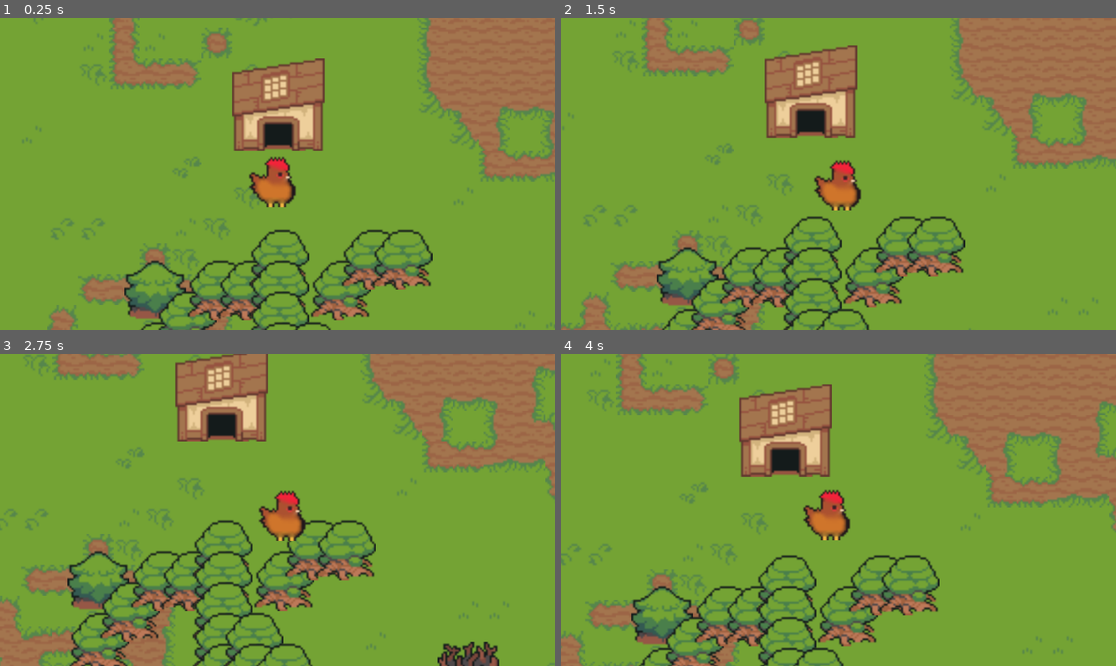
Above: before the commit, frames 1-4 (two rows, left to right).
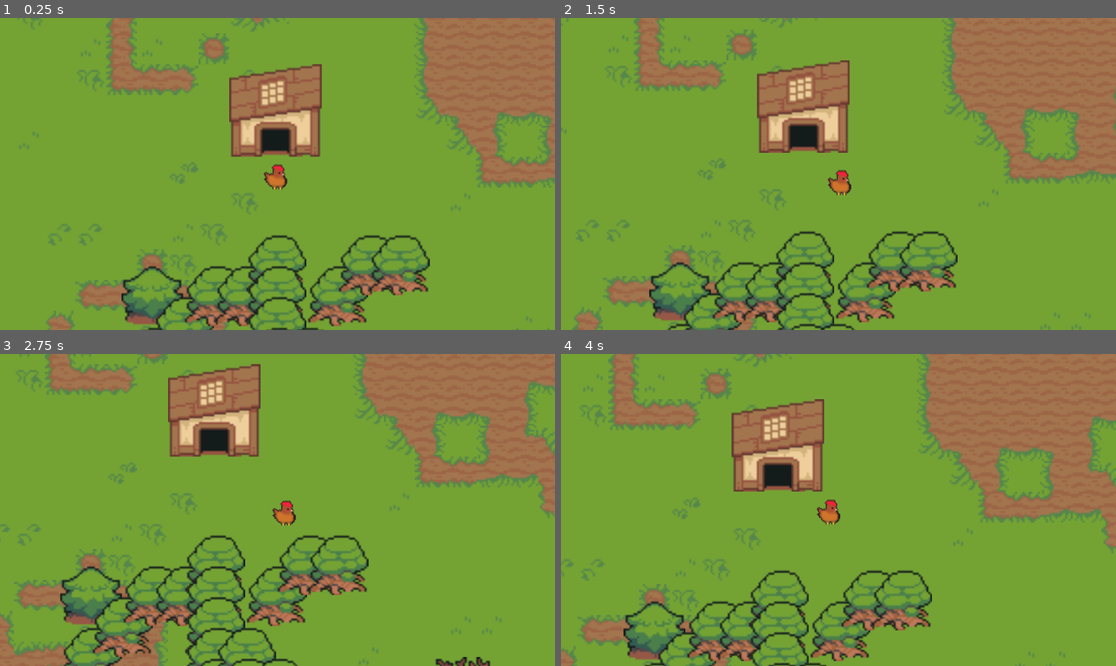
Above: after the commit, the same moments.

Repository: jackfruitgames/chickeeen
Game: Godot game, scene res://scenes/outdoors/outdoors.tscn
Two runs of this game, one before a commit and one after it. Both use one fixed random seed, a clock stepped at 60 frames per second and the inputs below.
Inputs:
- Up to frame 1 (0.25 s): no input
- Up to frame 2 (1.5 s): hold Right (move_right) 0.53-1.28 s; hold Down (move_down) from 1.28 s (still down)
- Up to frame 3 (2.75 s): release Down (move_down) at 2.03 s; hold Right (move_right) from 2.03 s (still down)
- Up to frame 4 (4 s): release Right (move_right) at 2.78 s; hold Up (move_up) 2.78-3.53 s; hold Left (move_left) from 3.53 s (still down)

The runs differ from the first frame. In frame 1, 16% of the frame differs, in the area x 3-100%, y 0-100%; in frame 2, 23%; in frame 3, 27%, in the area x 0-100%, y 0-100%; in frame 4, 24%.

Commit message:
Fix chicken size

Diff:
--- a/scenes/chicken/chicken.tscn
+++ b/scenes/chicken/chicken.tscn
@@ -34,6 +34,9 @@
 stream_2/weight = 1.0
 
 [node name="chicken" type="CharacterBody2D"]
+scale = Vector2(0.5, 0.5)
+collision_layer = 3
+collision_mask = 3
 script = ExtResource("1_idpav")
 
 [node name="Sprite2D" type="Sprite2D" parent="."]
--- a/scenes/house/house.tscn
+++ b/scenes/house/house.tscn
@@ -440,7 +440,7 @@
 light_mask = 3
 visibility_layer = 7
 position = Vector2(105, 119)
-scale = Vector2(2, 2)
+scale = Vector2(1, 1)
 
 [node name="Camera2D" type="Camera2D" parent="."]
 position = Vector2(104, 80)
Not shown: 1 places in scenes/chicken/chicken.tscn that only renumber resources
